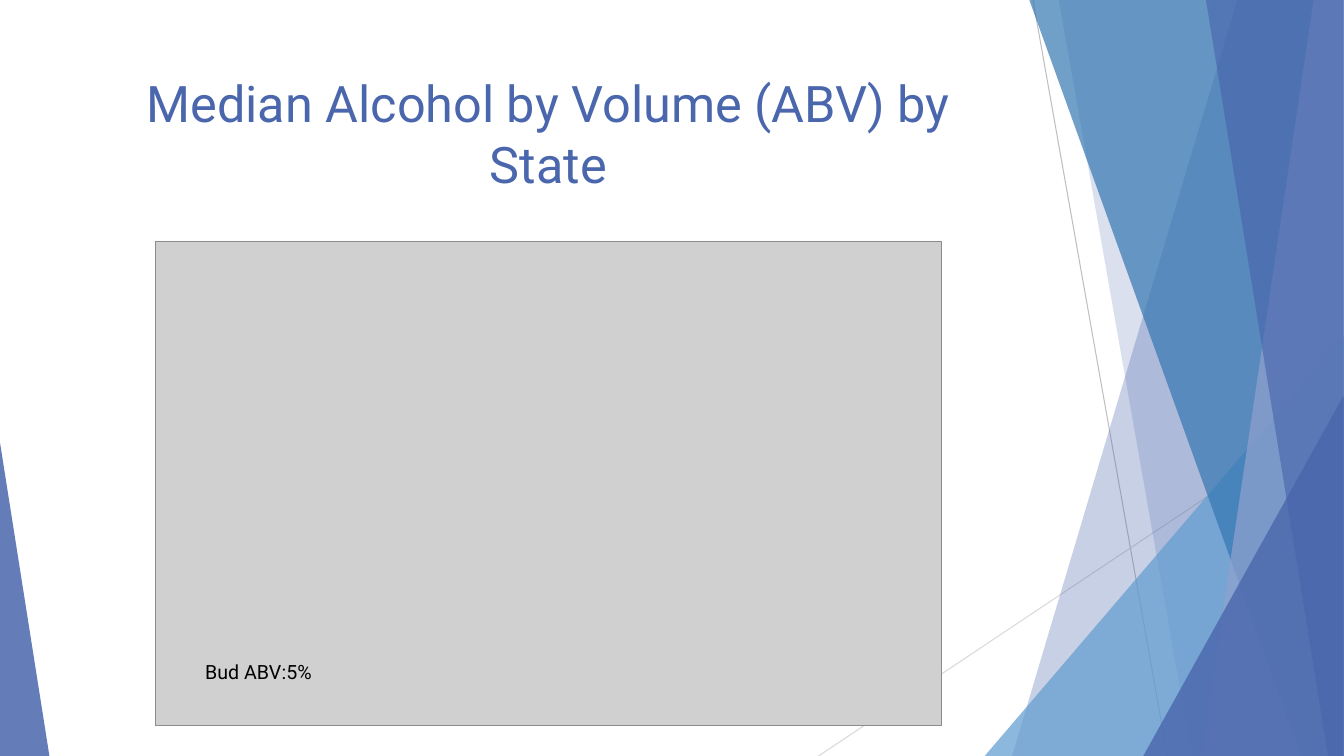
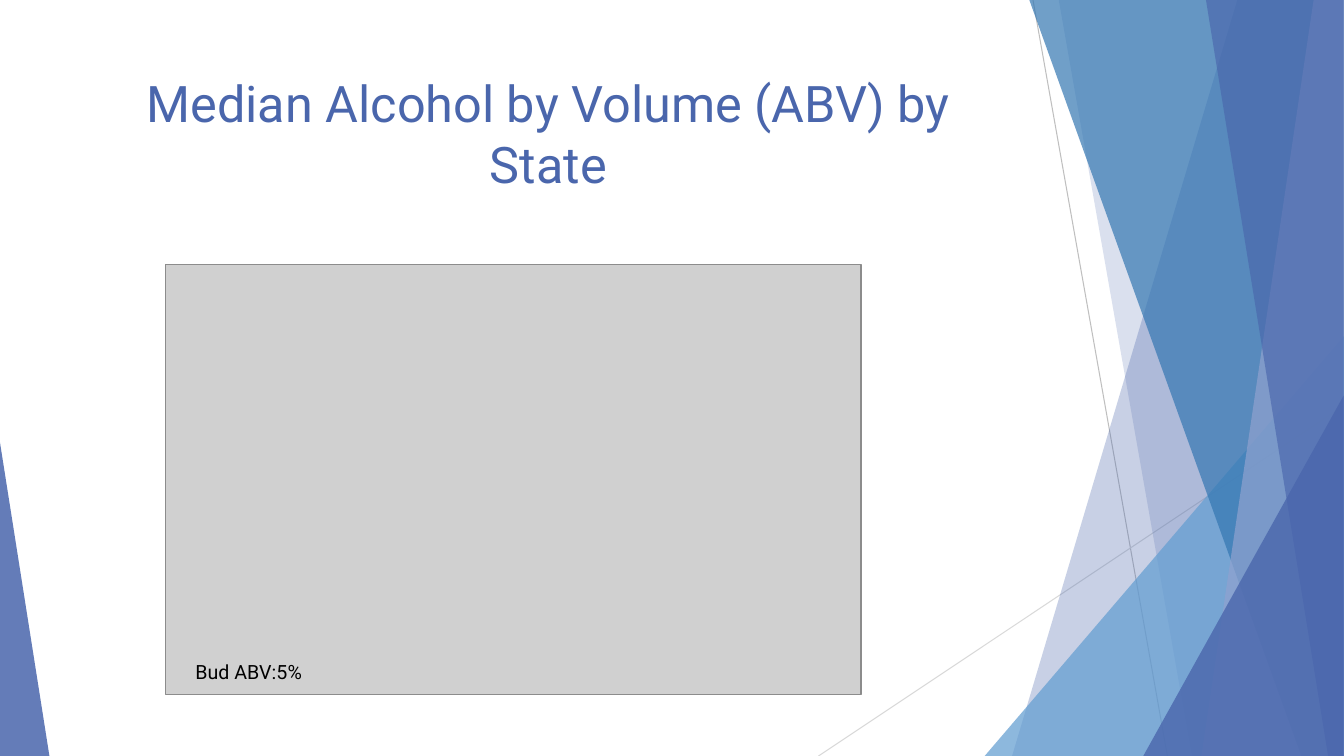
Before and after one commit to malcolmccarlson/DDS-CaseStudy1, a slide deck: slide 4 of MalcolmCarlsonBeerDataEDA.DDS6306.pptx. Drawn at 1344x756 pixels with LibreOffice and Linux fonts; fonts in the diff are those of the drawing; grey boxes stand for pictures. Boxes give left, top, right and bottom in pixels: in the first picture for what was removed or moved away, otherwise in the second. Text is boxed around its words. In the diff, an @@ line names an element or a change of style, - is before the commit and + after.

```diff
--- a/MalcolmCarlsonBeerDataEDA.DDS6306.pptx
+++ b/MalcolmCarlsonBeerDataEDA.DDS6306.pptx
@@ picture: place and size @@
-picture at (156, 242, 942, 726)
+picture at (165, 264, 861, 694)
@@ text "Bud ABV:5%": place and size @@
-text "Bud ABV:5%" at (205, 664, 311, 679)
+text "Bud ABV:5%" at (195, 664, 301, 679)
```
Also in this commit, not shown: 1 other slide changed, 4 slides added, 1 slide removed, 2 other files.
